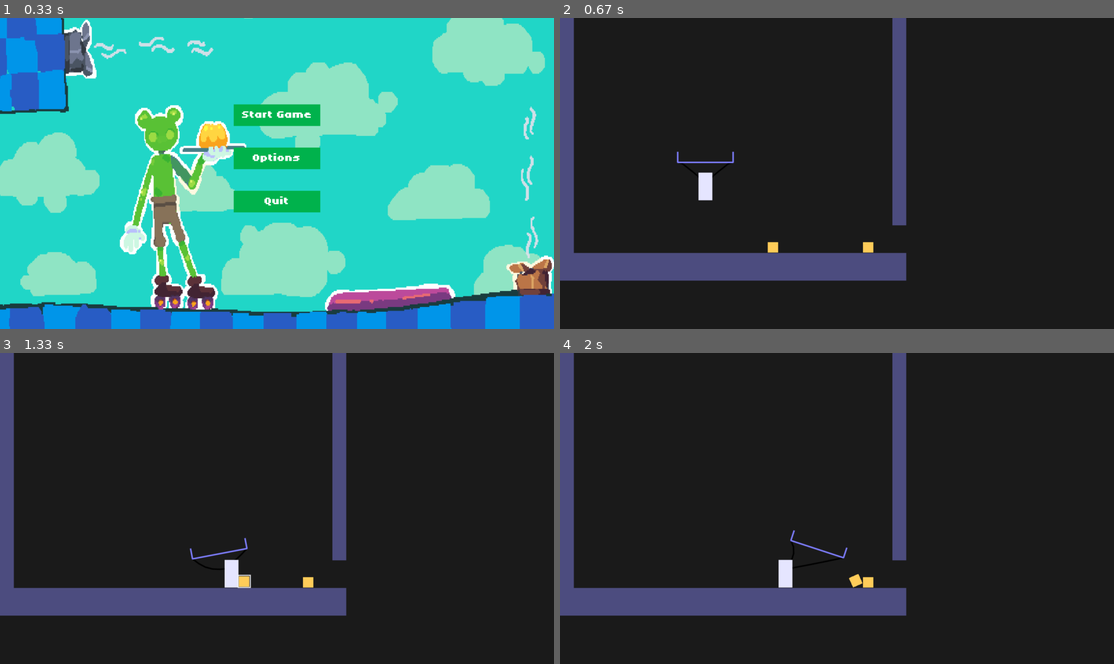
Above: before the commit, frames 1-4 (two rows, left to right).
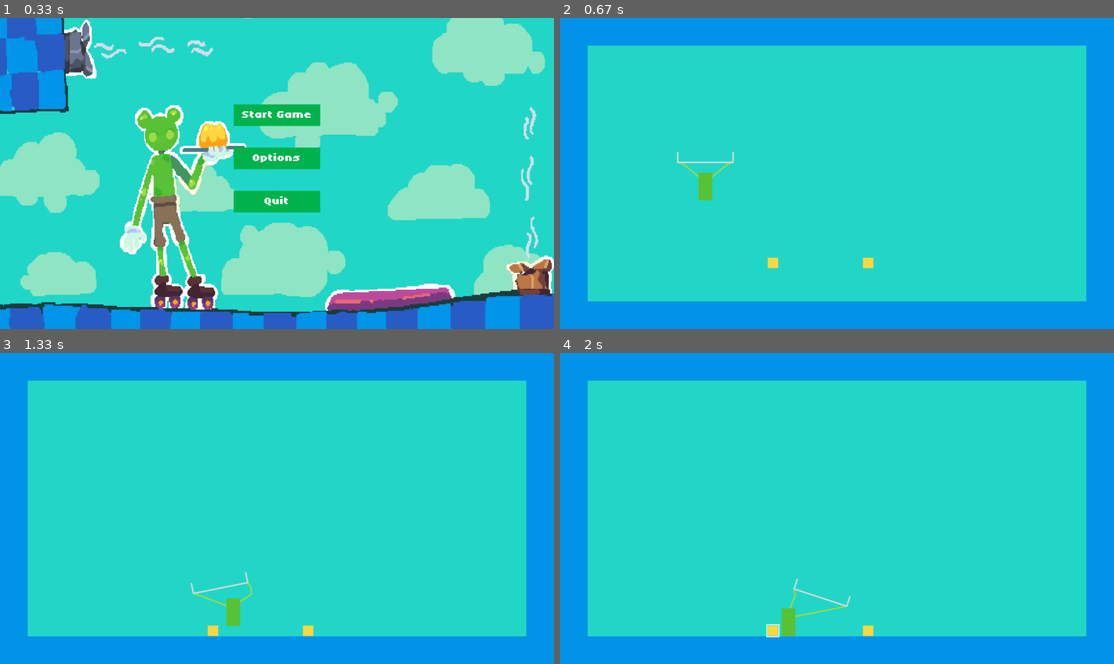
Above: after the commit, the same moments.

Repository: Aurnyxci/LOVE-Jam-2026-B
Game: LÖVE game, started from Love Jam 2026B/main.lua
The game is run twice, just before and just after one commit, with the same random seed, the same clock (stepped at 60 frames per second) and the same inputs.
Inputs (mouse positions are in pixels of both pictures, inside the frame that each line leads up to):
- Up to frame 1 (0.33 s): no input
- Up to frame 2 (0.67 s): click "Start Game" at 0.38 s
- Up to frame 3 (1.33 s): hold Right 0.67-1.13 s; move the mouse to (277, 530) at 0.7 s; hold Right from 1.17 s (still down)
- Up to frame 4 (2 s): release Right at 1.63 s; hold Left from 1.67 s (still down)

Frame 1 is identical in both runs. In frame 2, 100% of the frame differs, in the area x 0-100%, y 0-100%; in frame 3, 100%; in frame 4, 100%.

Commit message:
Add files via upload

Diff:
--- a/Love Jam 2026B/game.lua
+++ b/Love Jam 2026B/game.lua
@@ -14,23 +14,29 @@
 local platforms = {
     { -- Temp Ground
         x = 0,
-        y = 544,
-        w = 800,
+        y = (love.graphics.getWidth())/2+16,
+        w = love.graphics.getWidth(),
         h = 64,
         tag = "ground"
     },
     { -- Temp Left Wall
         x = 0,
         y = 0,
-        w = 32,
-        h = 544
+        w = 64,
+        h = love.graphics.getHeight()
     },
     { -- Temp Right Wall
-        x = 768,
+        x = love.graphics.getWidth()-64,
         y = 0,
-        w = 32,
-        h = 480
-    }
+        w = 64,
+        h = love.graphics.getHeight()
+    },
+    { -- Temp Ceiling
+        x = 0,
+        y = 0,
+        w = love.graphics.getWidth(),
+        h = 64
+    },
 }
 
 -- Temp Tray
@@ -208,7 +214,7 @@
 end
 
 local function drawRopes()
-    love.graphics.setColor(0, 0, 0)
+    love.graphics.setColor(0.61, 0.86, 0.26)
     love.graphics.setLineWidth(3)
 
     for _, rope in ipairs(ropes) do
@@ -399,10 +405,10 @@
 
 function Game.draw(self)
     -- Draw Temp Colour of Background
-    love.graphics.clear(0.1, 0.1, 0.1)
+    love.graphics.clear(0.13, 0.84, 0.78)
 
     -- Draw Platforms (Temp Test)
-    love.graphics.setColor(0.3, 0.3, 0.5)
+    love.graphics.setColor(0.00, 0.58, 0.91)
     for _, platform in ipairs(platforms) do
         love.graphics.rectangle("fill", platform.x, platform.y, platform.w, platform.h)
     end
@@ -410,12 +416,12 @@
     drawRopes()
 
     -- Draw Player (Temp Test)
-    love.graphics.setColor(0.9, 0.9, 1)
+    love.graphics.setColor(0.35, 0.76, 0.21)
     love.graphics.rectangle("fill", player.x, player.y, player.w, player.h)
 
     -- Draw Tray (Temp Test)
     local leftX, leftY, rightX, rightY = trayEnds()
-    love.graphics.setColor(0.5, 0.5, 1)
+    love.graphics.setColor(0.85,0.85,0.85)
     love.graphics.setLineWidth(3)
     love.graphics.line(leftX, leftY, rightX, rightY)
 
@@ -430,7 +436,7 @@
         love.graphics.push()
         love.graphics.translate(itemX, itemY)
         love.graphics.rotate(item.body:getAngle())
-        love.graphics.setColor(1, 0.8, 0.35)
+        love.graphics.setColor(1.00, 0.84, 0.25)
         love.graphics.rectangle("fill", -item.w * 0.5, -item.h * 0.5, item.w, item.h)
         if item == nearbyItem then
             love.graphics.setColor(1, 1, 1)
